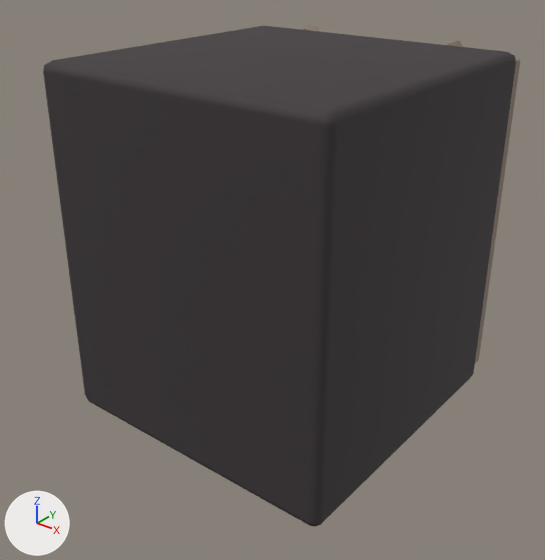
Two versions of the glTF model godot/campaign/art/structures/uplink-top-0.glb, one commit apart.
Before and after are seen from a 50 mm camera at (1.158, -1.504, 1.297) aimed at (0.003, -0.061, 0.402). Every picture has the same lights, and +X, +Y and +Z are marked at lower left. The first picture is the older version. Where no turn or scale is listed for an object, it has been applied to the vertices. Vertices at exactly the same position are counted once.

The older version as bpy lines, for what is in view:
```python
me_cube = bpy.data.meshes.new('Cube')
me_cube.from_pydata(...)  # 56 vertices, 108 faces; spans x -0.42..0.42, y -0.42..0.42, z 0.015..0.985
me_cube.materials.append(mat_uplink_0)  # dark grey #4f494b
me_cube_001 = bpy.data.meshes.new('Cube.001')
me_cube_001.from_pydata(...)  # 336 vertices, 648 faces; spans x -0.403..0.403, y 0.395..0.493, z 0.04..0.995
me_cube_001.materials.append(mat_uplink_1)  # brown #968679
me_cube_003 = bpy.data.meshes.new('Cube.003')
me_cube_003.from_pydata(...)  # 56 vertices, 108 faces; spans x -0.275..0.275, y 0.425..0.449, z 0.155..0.845
me_cube_003.materials.append(mat_uplink_2)  # dark grey #383d42
me_cube_004 = bpy.data.meshes.new('Cube.004')
me_cube_004.from_pydata(...)  # 280 vertices, 540 faces; spans x -0.257..0.257, y 0.445..0.501, z 0.175..0.825
me_cube_004.materials.append(mat_uplink_3)  # orange #cb8b51
ob_uplink_0 = bpy.data.objects.new('uplink_0', me_cube)
ob_uplink_0.location = (0.0, 0.0, 0.0)
ob_uplink_1 = bpy.data.objects.new('uplink_1', me_cube_001)
ob_uplink_1.location = (0.0, 0.0, 0.0)
ob_uplink_2 = bpy.data.objects.new('uplink_2', me_cube_003)
ob_uplink_2.location = (0.0, 0.0, 0.0)
ob_uplink_3 = bpy.data.objects.new('uplink_3', me_cube_004)
ob_uplink_3.location = (0.0, 0.0, 0.0)
```
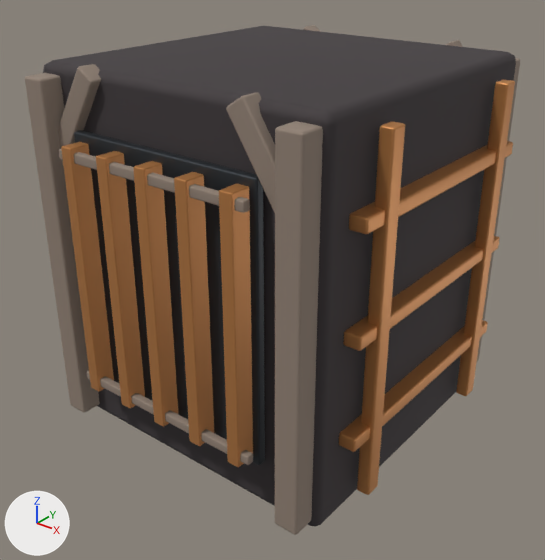
Where the change shows, as pixel boxes [x1, y1, x2, y2] in the pictures (545 x 560 px):
'uplink_3', reshaped (not visible before): after [61, 79, 515, 495]
'uplink_1', reshaped (mostly hidden before): before [303, 25, 520, 363]; after [25, 25, 520, 535]
'uplink_2', reshaped (not visible before): after [74, 130, 265, 465]
part 1 of me_cube_001, added (brown): after [25, 73, 100, 412]
part 2 of me_cube_001, added (brown): after [275, 121, 323, 535]
part 3 of me_cube_001, added (brown): after [58, 64, 101, 165]
part 4 of me_cube_001, added (brown): after [226, 92, 275, 213]
part 5 of me_cube_001, added: after [87, 371, 253, 465]
part 6 of me_cube_001, added: after [59, 149, 250, 213]
part 8 of me_cube_004, added (orange): after [61, 142, 114, 392]
part 9 of me_cube_004, added (orange): after [96, 151, 145, 408]
part 10 of me_cube_004, added (orange): after [133, 161, 178, 427]
part 11 of me_cube_004, added (orange): after [174, 172, 214, 446]
part 12 of me_cube_004, added (orange): after [219, 184, 253, 467]
part 13 of me_cube_004, added (orange): after [339, 79, 515, 495]

What changed in the scene script:
```text
Change me_cube_001:
    remove me_cube_001.from_pydata(...)  # 336 vertices, 648 faces; spans x -0.403..0.403, y 0.395..0.493, z 0.04..0.995
    add me_cube_001.from_pydata(...)  # 672 vertices, 1296 faces; spans x -0.403..0.403, y -0.493..0.493, z 0.04..0.995
    me_cube_001 part 1: the loose piece of 56 vertices spanning x -0.403..-0.338, y 0.4..0.476, z 0.04..0.96 is copied, and the copy is moved by (0.0, -0.876, 0.0); it spans x -0.403..-0.338, y -0.476..-0.401, z 0.04..0.96
    me_cube_001 part 2: the loose piece of 56 vertices spanning x 0.338..0.403, y 0.4..0.476, z 0.04..0.96 is copied, and the copy is moved by (0.0, -0.876, 0.0); it spans x 0.338..0.403, y -0.476..-0.401, z 0.04..0.96
    me_cube_001 part 3: the loose piece of 56 vertices spanning x -0.381..-0.195, y 0.395..0.445, z 0.747..0.995 is copied, and the copy is moved by (0.0, -0.84, 0.0); it spans x -0.381..-0.195, y -0.445..-0.395, z 0.747..0.995
    me_cube_001 part 4: the loose piece of 56 vertices spanning x 0.195..0.381, y 0.395..0.445, z 0.747..0.995 is copied, and the copy is moved by (0.0, -0.84, 0.0); it spans x 0.195..0.381, y -0.445..-0.395, z 0.747..0.995
    me_cube_001 part 5: the loose piece of 56 vertices spanning x -0.28..0.28, y 0.473..0.493, z 0.188..0.213 is copied, and the copy is moved by (0.0, -0.966, 0.0); it spans x -0.28..0.28, y -0.493..-0.473, z 0.187..0.212
    me_cube_001 part 6: the loose piece of 56 vertices spanning x -0.28..0.28, y 0.473..0.493, z 0.788..0.813 is copied, and the copy is moved by (0.0, -0.966, 0.0); it spans x -0.28..0.28, y -0.493..-0.473, z 0.788..0.813
Change me_cube_003:
    remove me_cube_003.from_pydata(...)  # 56 vertices, 108 faces; spans x -0.275..0.275, y 0.425..0.449, z 0.155..0.845
    add me_cube_003.from_pydata(...)  # 112 vertices, 216 faces; spans x -0.275..0.275, y -0.449..0.449, z 0.155..0.845
    me_cube_003 part 7: the loose piece of 56 vertices spanning x -0.275..0.275, y 0.425..0.449, z 0.155..0.845 is copied, and the copy is moved by (0.0, -0.874, 0.0); it spans x -0.275..0.275, y -0.449..-0.425, z 0.155..0.845
Change me_cube_004:
    remove me_cube_004.from_pydata(...)  # 280 vertices, 540 faces; spans x -0.257..0.257, y 0.445..0.501, z 0.175..0.825
    add me_cube_004.from_pydata(...)  # 1120 vertices, 2160 faces; spans x -0.47..0.47, y -0.501..0.501, z 0.06..0.94
    me_cube_004 part 8: the loose piece of 56 vertices spanning x -0.257..-0.223, y 0.445..0.501, z 0.175..0.825 is copied, and the copy is moved by (0.0, -0.946, 0.0); it spans x -0.257..-0.223, y -0.501..-0.446, z 0.175..0.825
    me_cube_004 part 9: the loose piece of 56 vertices spanning x -0.137..-0.103, y 0.445..0.501, z 0.175..0.825 is copied, and the copy is moved by (0.0, -0.946, 0.0); it spans x -0.137..-0.103, y -0.501..-0.446, z 0.175..0.825
    me_cube_004 part 10: the loose piece of 56 vertices spanning x -0.017..0.017, y 0.445..0.501, z 0.175..0.825 is copied, and the copy is moved by (0.0, -0.946, 0.0); it spans x -0.017..0.017, y -0.501..-0.446, z 0.175..0.825
    me_cube_004 part 11: the loose piece of 56 vertices spanning x 0.103..0.137, y 0.445..0.501, z 0.175..0.825 is copied, and the copy is moved by (0.0, -0.946, 0.0); it spans x 0.103..0.137, y -0.501..-0.446, z 0.175..0.825
    me_cube_004 part 12: the loose piece of 56 vertices spanning x 0.223..0.257, y 0.445..0.501, z 0.175..0.825 is copied, and the copy is moved by (0.0, -0.946, 0.0); it spans x 0.223..0.257, y -0.501..-0.446, z 0.175..0.825
    me_cube_004 part 13: 280 vertices added at x 0.417..0.47, y -0.345..0.345, z 0.06..0.94
    other edits to the shape of me_cube_004 do not show in these pictures
```
